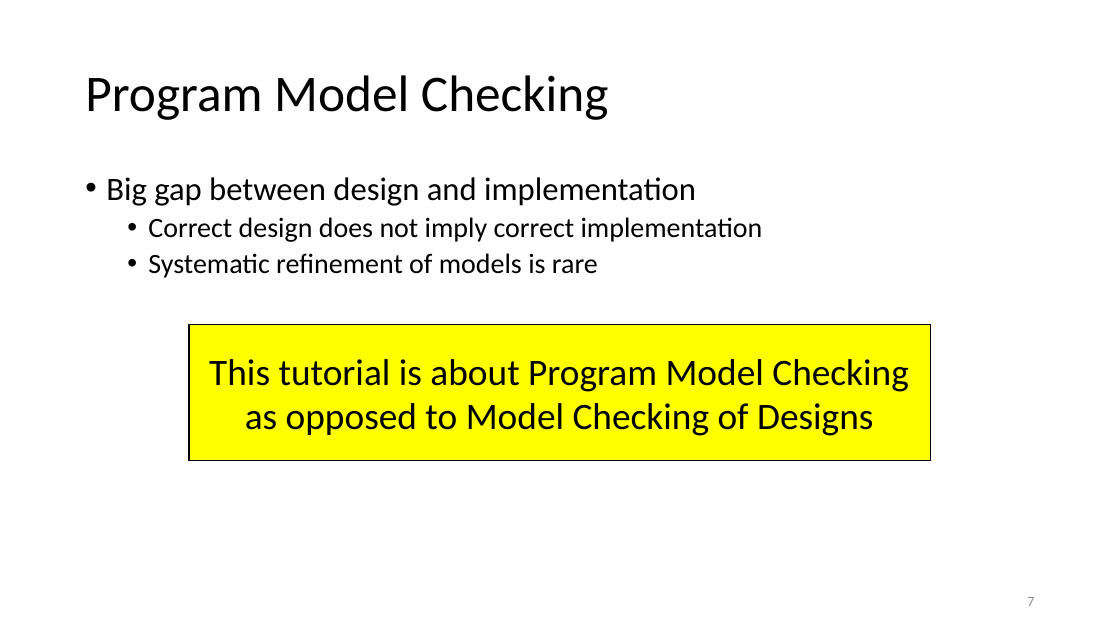
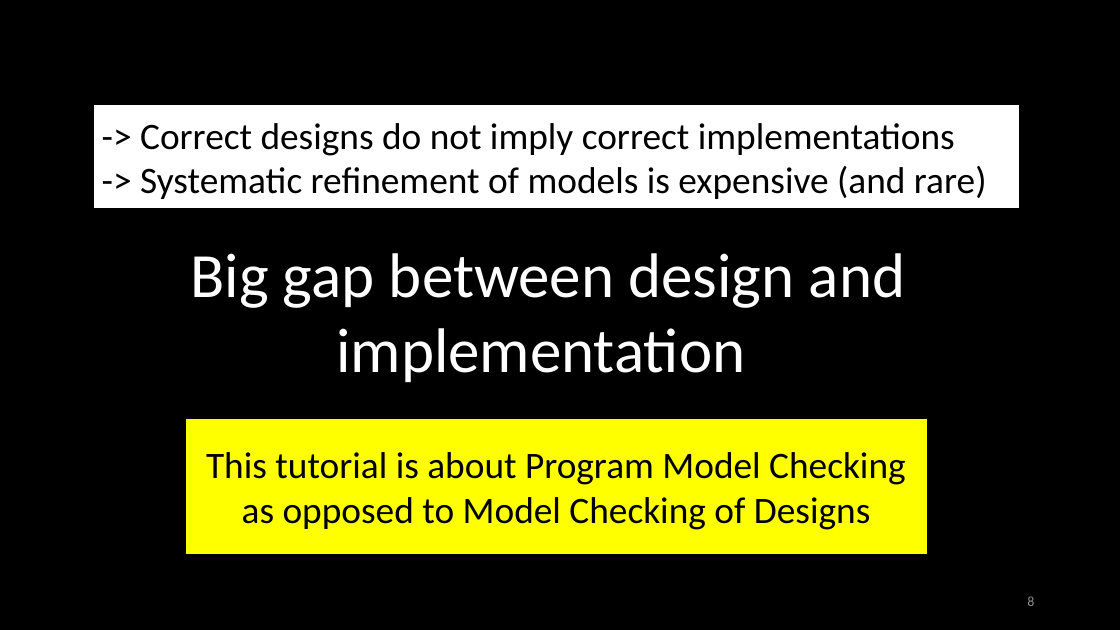
Before and after one commit to damorim/model-checking-tutorial, a slide deck: slide 8 of Program-Model-Checking.pptx (slide 7 before the commit). Drawn at 1120x630 pixels with LibreOffice and Linux fonts; fonts in the diff are those of the drawing. Boxes give left, top, right and bottom in pixels: in the first picture for what was removed or moved away, otherwise in the second. Text is boxed around its words. In the diff, an @@ line names an element or a change of style, - is before the commit and + after.

```diff
--- a/Program-Model-Checking.pptx
+++ b/Program-Model-Checking.pptx
@@ background #FFFFFF to #000000 @@
@@ title removed at [85,75,609,120] @@
-Program Model Checking
@@ rectangle added at [93,104,1020,209], fill #FFFFFF, outline #000000 1 pt, 32 pt, text #000000 @@
+-> Correct designs do not imply correct implementations
+-> Systematic refinement of models is expensive (and rare)
@@ text removed at [106,177,763,278] @@
-• Big gap between design and implementation
-  • Correct design does not imply correct implementation
-  • Systematic refinement of models is rare
@@ text added at [190,253,905,382], 54 pt, text #FFFFFF @@
+Big gap between design and implementation
@@ rectangle "This tutorial is about Program ...": place and size @@
-rectangle "This tutorial is about Program ..." at [189,324,930,460]
+rectangle "This tutorial is about Program ..." at [186,418,927,555]
@@ page number at [1027,596,1034,606]: text changed @@
-7
+8
```
Also in this commit, not shown: 9 other slides changed, 3 slides added, 1 slide removed.
